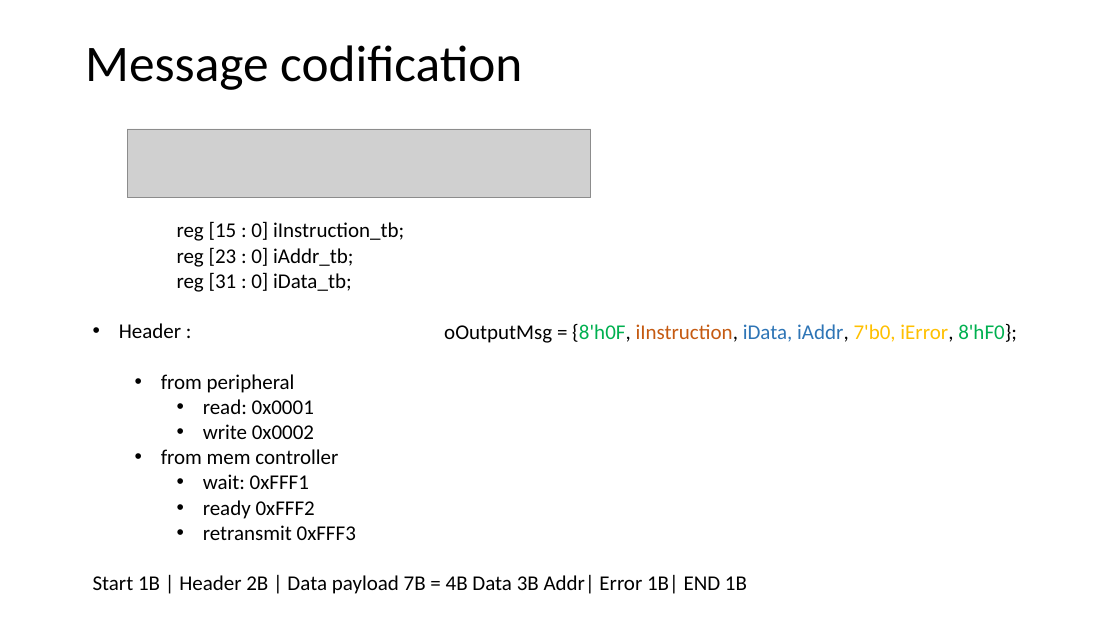
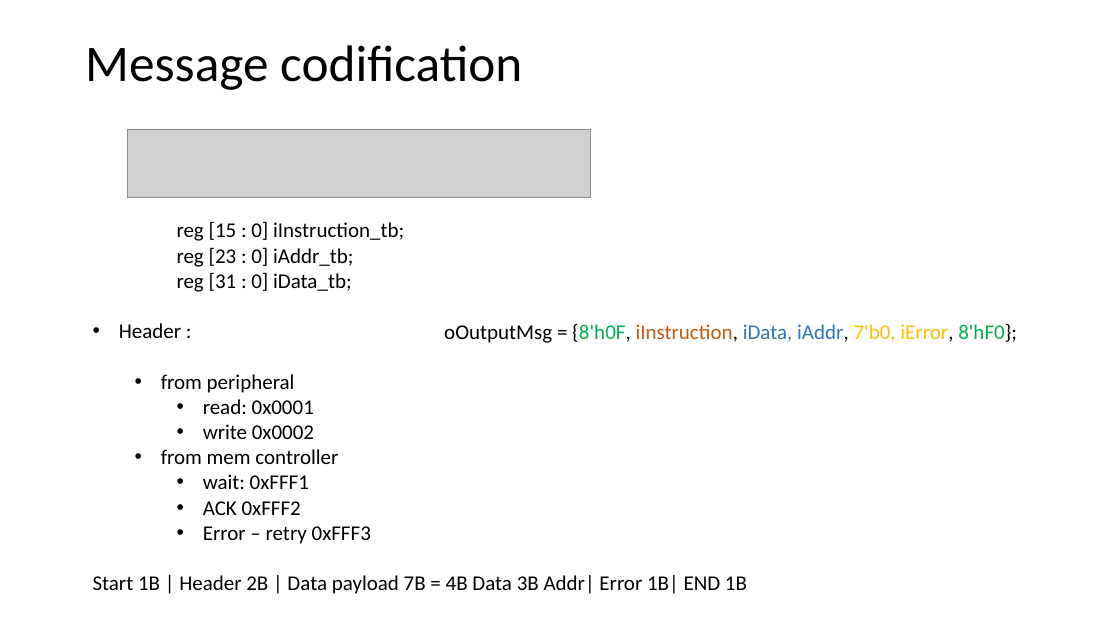
Before and after one commit to md710644/finalarquicompu, a slide deck: slide 4 of Diseno_final_arq.pptx. Drawn at 1120x630 pixels with LibreOffice and Linux fonts; fonts in the diff are those of the drawing; grey boxes stand for pictures. Boxes give left, top, right and bottom in pixels: in the first picture for what was removed or moved away, otherwise in the second. Text is boxed around its words. In the diff, an @@ line names an element or a change of style, - is before the commit and + after.

```diff
--- a/Diseno_final_arq.pptx
+++ b/Diseno_final_arq.pptx
@@ text at <box>203,501,371,544</box>: text changed @@
-    • ready 0xFFF2
-    • retransmit 0xFFF3
+    • ACK 0xFFF2
+    • Error – retry 0xFFF3
```
Also in this commit, not shown: 2 other slides changed.
